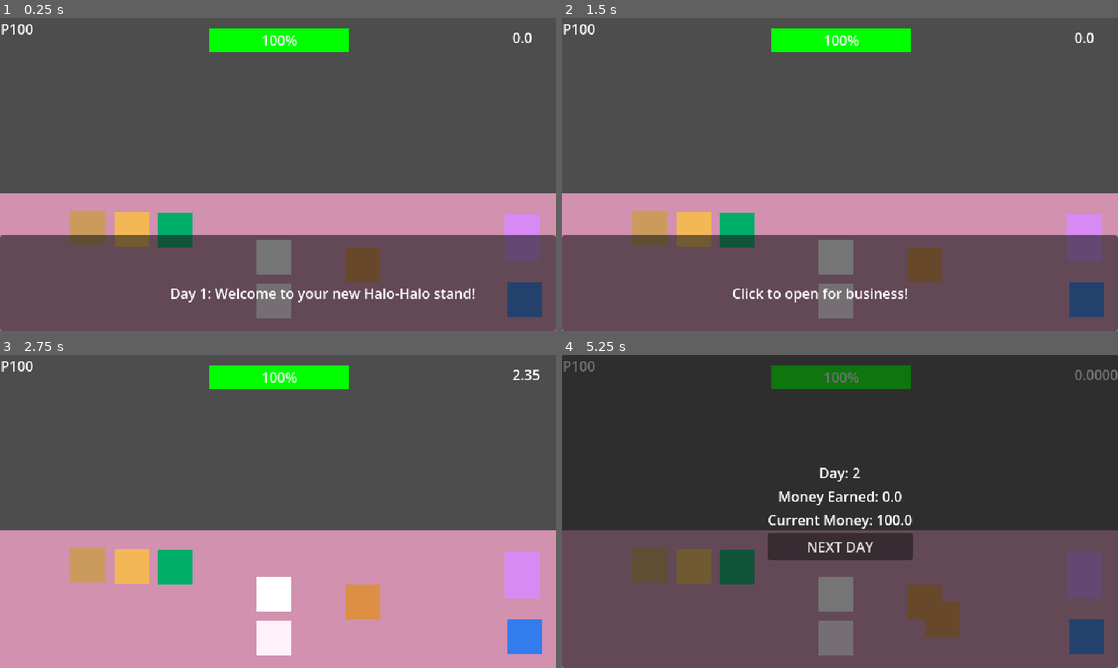
Above: before the commit, frames 1-4 (two rows, left to right).
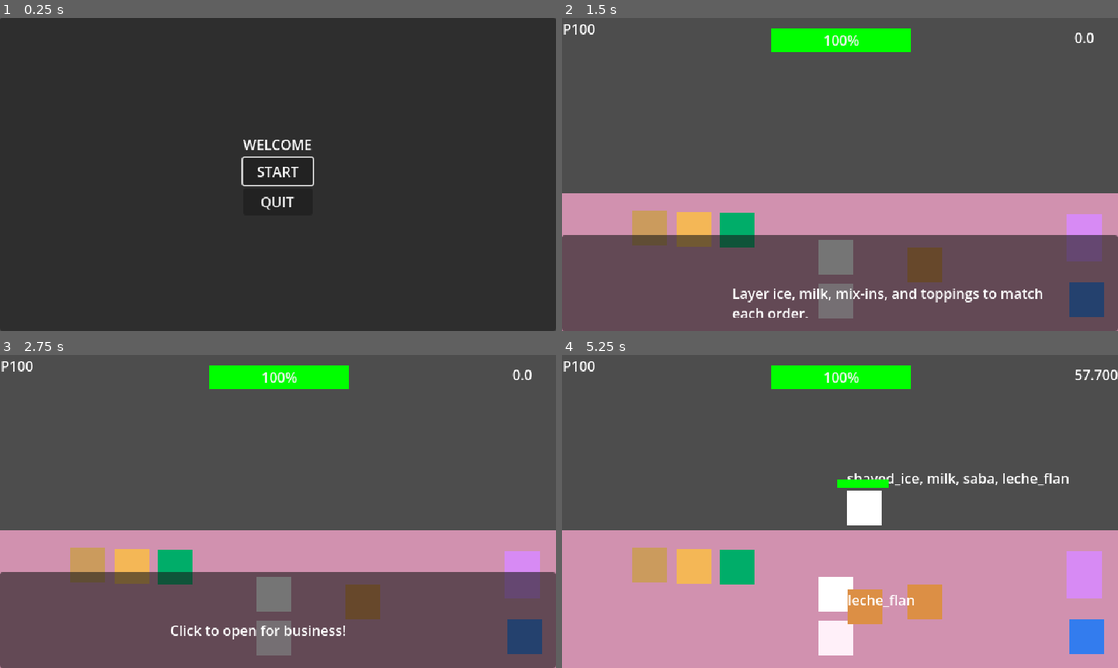
Above: after the commit, the same moments.

Repository: k-hevy/Halo-Halo-Hero
Game: Godot game, scene res://scenes/ui/title_screen.tscn
Two runs of this game, one before a commit and one after it. Both use one fixed random seed, a clock stepped at 60 frames per second and the inputs below. Before the commit the project starts from res://scenes/counter.tscn.
Inputs (mouse positions are in pixels of both pictures, inside the frame that each line leads up to):
- Up to frame 1 (0.25 s): no input
- Up to frame 2 (1.5 s): click (840, 171) at 0.5 s, where only the run after the commit has a clickable "START"; tap Enter at 1.25 s; drag from (834, 255) to (1084, 237) at 1.27 s
- Up to frame 3 (2.75 s): tap Enter at 2 s; drag from (522, 574) to (272, 592) at 2.02 s
- Up to frame 4 (5.25 s): tap Enter at 2.75 s; move the mouse to (739, 567) at 2.77 s; click (739, 567) at 2.92 s; drag from (695, 567) to (1084, 574) at 3.52 s; drag from (650, 564) to (923, 602) at 4.27 s; drag from (923, 602) to (695, 567) at 5.02 s

The runs differ from the first frame. In frame 1, 100% of the frame differs, in the area x 0-100%, y 0-100%; in frame 2, 1.2%; in frame 3, 31%; in frame 4, 100%.

Commit message:
Finished core gameplay loops

Diff:
--- a/autoload/GameState.gd
+++ b/autoload/GameState.gd
@@ -5,11 +5,14 @@
 var current_day: int = 1
 var unlocked_ingredients: Array[Ingredient] = []
 var is_day_active := true
-var max_health : int = 1
-var health : int = 1
+var max_health : int = 100
+var health : int = 100
+var run_won := false
 
-const time_per_Day = [3, 3, 3, 3, 3]
-const mix_in_per_day = [2, 2, 3, 3, 3]
+const time_per_Day = [60, 75, 90, 90, 105]
+const wait_time_per_day = [40, 35, 30, 28, 25]
+const spawn_delay_per_day = [3, 4, 5, 5, 6]
+
 const order_damage : int = 10
 const DAY_UNLOCKS := {
 	1: {
@@ -22,7 +25,7 @@
 			preload("res://resources/ingredients/mix-ins/langka.tres"),
 			preload("res://resources/ingredients/toppings/leche_flan.tres"),
 		],
-		"customer_slots": 3,
+		"customer_slots": 1,
 		"intro_dialogue" : [
 			"Day 1: Welcome to your new Halo-Halo stand!",
 			"Layer ice, milk, mix-ins, and toppings to match each order.",
@@ -80,12 +83,12 @@
 
 
 func _ready() -> void:
-	begin_next_Day()
+	#begin_next_Day()
+	unlock_for_day(current_day)
 	EventBus.order_paid.connect(add_money)
 	EventBus.day_ended.connect(end_day)
 	EventBus.day_started.connect(begin_next_Day)
 	EventBus.left_unserved.connect(lose_health)
-
 
 
 func add_money(amount: float) -> void:
@@ -94,29 +97,36 @@
 
 
 func lose_health(_customer : Customer) -> void:
-	health -=  order_damage
-	if health <= 0:
+	if not is_day_active:
+		return
+	health = max(health - order_damage, 0)
+	EventBus.health_changed.emit(health, max_health)
+	if health == 0:
 		EventBus.game_over.emit()
-	EventBus.health_changed.emit(health, max_health)
-	print(health)
 
 
 func end_day() -> void:
-	current_day += 1
 	is_day_active = false
 	get_tree().paused = true
-	print("Day Ended")
-	# 1. Freeze player movement / inputs
-	# 2. Open the "Results / Summary" UI screen
-	# 3. Save game data to disk
 
 
 func begin_next_Day() -> void:
-	get_tree().paused = false
-	is_day_active = true
+	current_day += 1
 	unlock_for_day(current_day)
 	money_at_start_day = currentMoney
+	is_day_active = true
+	get_tree().paused = false
 	get_tree().reload_current_scene()
+
+
+func reset() -> void:
+	currentMoney = 100
+	money_at_start_day = currentMoney
+	current_day = 1
+	health = max_health
+	is_day_active = true
+	unlocked_ingredients.clear()
+	unlock_for_day(1)
 
 
 func get_earned_today() -> float:
@@ -125,7 +135,7 @@
 
 func unlock_for_day(day : int) -> void:
 
-	if day > 5 or day < 1:
+	if not DAY_UNLOCKS.has(day):
 		print("Game Ended")
 		return
 
@@ -139,3 +149,13 @@
 
 func is_unlocked(ingredient : Ingredient) -> bool:
 	return ingredient in unlocked_ingredients
+
+
+func is_last_day() -> bool:
+	return current_day > DAY_UNLOCKS.size()
+
+
+func finish_run(won: bool) -> void:
+	run_won = won
+	get_tree().paused = false
+	get_tree().change_scene_to_file("res://scenes/end_scene.tscn")
--- a/project.godot
+++ b/project.godot
@@ -11,7 +11,7 @@
 [application]
 
 config/name="Halo-Halo-Hero"
-run/main_scene="uid://bg27uuqglyith"
+run/main_scene="uid://44os7njknulj"
 config/features=PackedStringArray("4.7", "Forward Plus")
 config/icon="res://icon.svg"
 
--- a/scenes/counter.tscn
+++ b/scenes/counter.tscn
@@ -16,7 +16,7 @@
 [ext_resource type="Resource" uid="uid://d5mhu5l8nl2i" path="res://resources/ingredients/milk.tres" id="10_sae31"]
 [ext_resource type="PackedScene" uid="uid://ckyllys331b7s" path="res://scenes/blender.tscn" id="10_uk4ww"]
 [ext_resource type="Resource" uid="uid://bwn8cxrtorutk" path="res://resources/ingredients/mix-ins/kaong.tres" id="11_h0ynm"]
-[ext_resource type="PackedScene" uid="uid://db5p01fmsgv6b" path="res://scenes/menu.tscn" id="11_sae31"]
+[ext_resource type="PackedScene" uid="uid://db5p01fmsgv6b" path="res://scenes/ui/menu.tscn" id="11_sae31"]
 [ext_resource type="Resource" uid="uid://j17mxntxju4b" path="res://resources/ingredients/mix-ins/munggo.tres" id="12_o3wcd"]
 [ext_resource type="Resource" uid="uid://bffxf56t305rn" path="res://resources/ingredients/mix-ins/garbanzos.tres" id="13_bhisd"]
 [ext_resource type="Resource" uid="uid://b015xq8ra3itq" path="res://resources/ingredients/toppings/cheese.tres" id="16_k80b3"]
--- a/scenes/dialogueManager.tscn
+++ b/scenes/dialogueManager.tscn
@@ -1,6 +1,6 @@
 [gd_scene format=3 uid="uid://cwci1h4j7aufa"]
 
-[ext_resource type="Script" uid="uid://bqisivl3tbwds" path="res://scenes/dialogue_manager.gd" id="1_wy8f6"]
+[ext_resource type="Script" uid="uid://bqisivl3tbwds" path="res://scripts/dialogue_manager.gd" id="1_wy8f6"]
 
 [node name="DialogueBox" type="CanvasLayer" unique_id=1303544222]
 script = ExtResource("1_wy8f6")
--- a/scenes/ingredient_item.tscn
+++ b/scenes/ingredient_item.tscn
@@ -17,4 +17,10 @@
 offset_bottom = 40.0
 mouse_filter = 2
 
+[node name="Label" type="Label" parent="." unique_id=559657133]
+offset_right = 40.0
+offset_bottom = 23.0
+text = "LOL"
+vertical_alignment = 1
+
 [connection signal="input_event" from="." to="." method="_on_input_event"]
--- /dev/null
+++ b/scenes/ui/end_scene.tscn
@@ -0,0 +1,48 @@
+[gd_scene format=3 uid="uid://csl5vmgugephm"]
+
+[ext_resource type="Script" uid="uid://cjlet87ohagus" path="res://scripts/end_scene.gd" id="1_nld2j"]
+
+[node name="EndScene" type="CanvasLayer" unique_id=1723521543]
+script = ExtResource("1_nld2j")
+
+[node name="Control" type="Control" parent="." unique_id=1347085181]
+layout_mode = 3
+anchors_preset = 15
+anchor_right = 1.0
+anchor_bottom = 1.0
+grow_horizontal = 2
+grow_vertical = 2
+
+[node name="Panel" type="Panel" parent="Control" unique_id=34817610]
+layout_mode = 1
+anchors_preset = 15
+anchor_right = 1.0
+anchor_bottom = 1.0
+grow_horizontal = 2
+grow_vertical = 2
+
+[node name="VBoxContainer" type="VBoxContainer" parent="Control/Panel" unique_id=166308375]
+layout_mode = 1
+anchors_preset = 8
+anchor_left = 0.5
+anchor_top = 0.5
+anchor_right = 0.5
+anchor_bottom = 0.5
+offset_left = -20.0
+offset_top = -20.0
+offset_right = 20.0
+offset_bottom = 20.0
+grow_horizontal = 2
+grow_vertical = 2
+
+[node name="Title" type="Label" parent="Control/Panel/VBoxContainer" unique_id=868643960]
+layout_mode = 2
+
+[node name="Message" type="Label" parent="Control/Panel/VBoxContainer" unique_id=248461534]
+layout_mode = 2
+
+[node name="PlayAgain" type="Button" parent="Control/Panel/VBoxContainer" unique_id=88004551]
+layout_mode = 2
+
+[node name="Quit" type="Button" parent="Control/Panel/VBoxContainer" unique_id=1407121697]
+layout_mode = 2
--- a/scenes/menu.tscn
+++ b/scenes/ui/menu.tscn
@@ -14,7 +14,7 @@
 grow_horizontal = 2
 grow_vertical = 2
 
-[node name="Panel" type="Panel" parent="Control" unique_id=1837662609]
+[node name="SummaryPanel" type="Panel" parent="Control" unique_id=1837662609]
 layout_mode = 1
 anchors_preset = 15
 anchor_right = 1.0
@@ -22,7 +22,7 @@
 grow_horizontal = 2
 grow_vertical = 2
 
-[node name="VBoxContainer" type="VBoxContainer" parent="Control/Panel" unique_id=2110086863]
+[node name="VBoxContainer" type="VBoxContainer" parent="Control/SummaryPanel" unique_id=2110086863]
 layout_mode = 1
 anchors_preset = 8
 anchor_left = 0.5
@@ -36,21 +36,21 @@
 grow_horizontal = 2
 grow_vertical = 2
 
-[node name="DayNumber" type="Label" parent="Control/Panel/VBoxContainer" unique_id=599195266]
+[node name="DayNumber" type="Label" parent="Control/SummaryPanel/VBoxContainer" unique_id=599195266]
 layout_mode = 2
 text = "Day"
 horizontal_alignment = 1
 
-[node name="EarnedToday" type="Label" parent="Control/Panel/VBoxContainer" unique_id=405921873]
+[node name="EarnedToday" type="Label" parent="Control/SummaryPanel/VBoxContainer" unique_id=405921873]
 layout_mode = 2
 text = "Earned Today"
 horizontal_alignment = 1
 vertical_alignment = 1
 
-[node name="TotalMoney" type="Label" parent="Control/Panel/VBoxContainer" unique_id=516520313]
+[node name="TotalMoney" type="Label" parent="Control/SummaryPanel/VBoxContainer" unique_id=516520313]
 layout_mode = 2
 text = "Money Earned: "
 
-[node name="NextDay" type="Button" parent="Control/Panel/VBoxContainer" unique_id=1573876482]
+[node name="NextDay" type="Button" parent="Control/SummaryPanel/VBoxContainer" unique_id=1573876482]
 layout_mode = 2
 text = "NEXT DAY"
--- /dev/null
+++ b/scenes/ui/title_screen.tscn
@@ -0,0 +1,49 @@
+[gd_scene format=3 uid="uid://44os7njknulj"]
+
+[ext_resource type="Script" uid="uid://bq3rtt8d8jsno" path="res://scripts/title_screen.gd" id="1_eb34j"]
+
+[node name="TitleScreen" type="CanvasLayer" unique_id=428805725]
+script = ExtResource("1_eb34j")
+
+[node name="Control" type="Control" parent="." unique_id=1815568057]
+layout_mode = 3
+anchors_preset = 15
+anchor_right = 1.0
+anchor_bottom = 1.0
+grow_horizontal = 2
+grow_vertical = 2
+
+[node name="Panel" type="Panel" parent="Control" unique_id=361014739]
+layout_mode = 1
+anchors_preset = 15
+anchor_right = 1.0
+anchor_bottom = 1.0
+grow_horizontal = 2
+grow_vertical = 2
+
+[node name="VBoxContainer" type="VBoxContainer" parent="Control/Panel" unique_id=1781891005]
+layout_mode = 1
+anchors_preset = 8
+anchor_left = 0.5
+anchor_top = 0.5
+anchor_right = 0.5
+anchor_bottom = 0.5
+offset_left = -40.0
+offset_top = -23.5
+offset_right = 40.0
+offset_bottom = 23.5
+grow_horizontal = 2
+grow_vertical = 2
+
+[node name="Label" type="Label" parent="Control/Panel/VBoxContainer" unique_id=561305751]
+layout_mode = 2
+text = "WELCOME"
+
+[node name="Start" type="Button" parent="Control/Panel/VBoxContainer" unique_id=475915892]
+layout_mode = 2
+text = "START"
+
+[node name="Quit" type="Button" parent="Control/Panel/VBoxContainer" unique_id=1112068346]
+layout_mode = 2
+text = "QUIT
+"
--- a/scripts/counter.gd
+++ b/scripts/counter.gd
@@ -93,8 +93,10 @@
 
 
 func try_start_spawn_timer() -> void:
+	if not GameState.is_day_active:
+		return
 	if find_free_slot() != -1 and next_customer_timer.is_stopped():
-		next_customer_timer.start(2)
+		next_customer_timer.start(GameState.spawn_delay_per_day[GameState.current_day -1])
 
 
 func on_left_un_served(customer : Customer) -> void:
@@ -140,4 +142,9 @@
 
 
 func on_game_over() -> void:
-	print("GAME OBER")
+	GameState.is_day_active = false
+	day_timer.stop()
+	next_customer_timer.stop()
+	for c in customers:
+		free_slot(c)
+	GameState.finish_run(false)
--- a/scripts/customer.gd
+++ b/scripts/customer.gd
@@ -7,17 +7,17 @@
 @onready var fill_style := StyleBoxFlat.new()
 @onready var waitTimer : Timer = $WaitTimer
 @onready var progressBar : ProgressBar = $ProgressBar
-@export var waitTime : int
 
 
 func _ready() -> void:
+	waitTimer.start(GameState.wait_time_per_day[GameState.current_day - 1])
 	progressBar.add_theme_stylebox_override("fill",fill_style)
 	waitTimer.start()
 
 
 func _process(_delta: float) -> void:
-	progressBar.value = waitTimer.time_left / waitTime
-	var ratio = waitTimer.time_left / waitTime
+	var ratio := waitTimer.time_left / waitTimer.wait_time
+	progressBar.value = ratio
 	if ratio > 0.5:
 		fill_style.bg_color = Color.GREEN
 	elif ratio > 0.25:
--- /dev/null
+++ b/scripts/end_scene.gd
@@ -0,0 +1,21 @@
+extends CanvasLayer
+
+@onready var title: Label = $Control/Panel/VBoxContainer/Title
+@onready var message: Label = $Control/Panel/VBoxContainer/Message
+@onready var play_again: Button = $Control/Panel/VBoxContainer/PlayAgain
+@onready var quit: Button = $Control/Panel/VBoxContainer/Quit
+
+func _ready() -> void:
+	if GameState.run_won:
+		title.text = "You survived!"
+		message.text = "Five days of El Niño, and the stand is still open."
+	else:
+		title.text = "Game Over"
+		message.text = "Too many customers left unserved."
+	play_again.pressed.connect(on_play_again)
+	quit.pressed.connect(get_tree().quit)
+
+
+func on_play_again() -> void:
+	GameState.reset()
+	get_tree().change_scene_to_file("res://scenes/counter.tscn")
--- a/scripts/ingredient_item.gd
+++ b/scripts/ingredient_item.gd
@@ -6,6 +6,7 @@
 var source : Blender
 
 func _ready() -> void:
+	$Label.text = data.display_name
 	$ColorRect.color = data.color
 
 
--- a/scripts/menu.gd
+++ b/scripts/menu.gd
@@ -1,9 +1,9 @@
 extends CanvasLayer
 
-@onready var day_label: Label = $Control/Panel/VBoxContainer/DayNumber
-@onready var money_earned_label: Label = $Control/Panel/VBoxContainer/EarnedToday
-@onready var current_money_label: Label = $Control/Panel/VBoxContainer/TotalMoney
-@onready var next_day_button: Button = $Control/Panel/VBoxContainer/NextDay
+@onready var day_label: Label = $Control/SummaryPanel/VBoxContainer/DayNumber
+@onready var money_earned_label: Label = $Control/SummaryPanel/VBoxContainer/EarnedToday
+@onready var current_money_label: Label = $Control/SummaryPanel/VBoxContainer/TotalMoney
+@onready var next_day_button: Button = $Control/SummaryPanel/VBoxContainer/NextDay
 
 func _ready() -> void:
 	hide()
@@ -17,6 +17,10 @@
 	current_money_label.text =  "Current Money: " + str(GameState.currentMoney)
 	show()
 
+
 func on_next_day() -> void:
+	if GameState.is_last_day():
+		GameState.finish_run(true)
+		return
 	hide()
 	EventBus.day_started.emit()
--- /dev/null
+++ b/scripts/title_screen.gd
@@ -0,0 +1,17 @@
+extends CanvasLayer
+
+
+@onready var ttile: Label = $Control/Panel/VBoxContainer/Label
+@onready var start: Button = $Control/Panel/VBoxContainer/Start
+@onready var quit: Button = $Control/Panel/VBoxContainer/Quit
+
+
+func _ready() -> void:
+	start.pressed.connect(on_start)
+	quit.pressed.connect(get_tree().quit)
+	start.grab_focus()
+
+
+func on_start() -> void:
+	GameState.reset()
+	get_tree().change_scene_to_file("res://scenes/counter.tscn")
Renamed: scenes/dialogue_manager.gd -> scripts/dialogue_manager.gd
Renamed: scenes/dialogue_manager.gd.uid -> scripts/dialogue_manager.gd.uid
Not shown, added: scripts/end_scene.gd.uid
Not shown, added: scripts/title_screen.gd.uid
